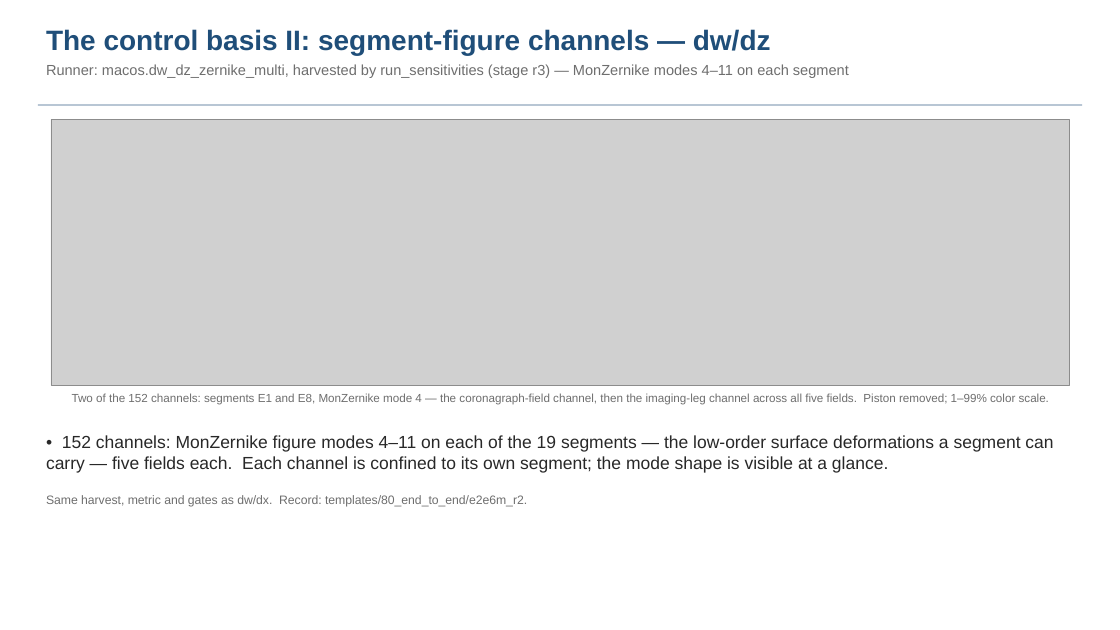
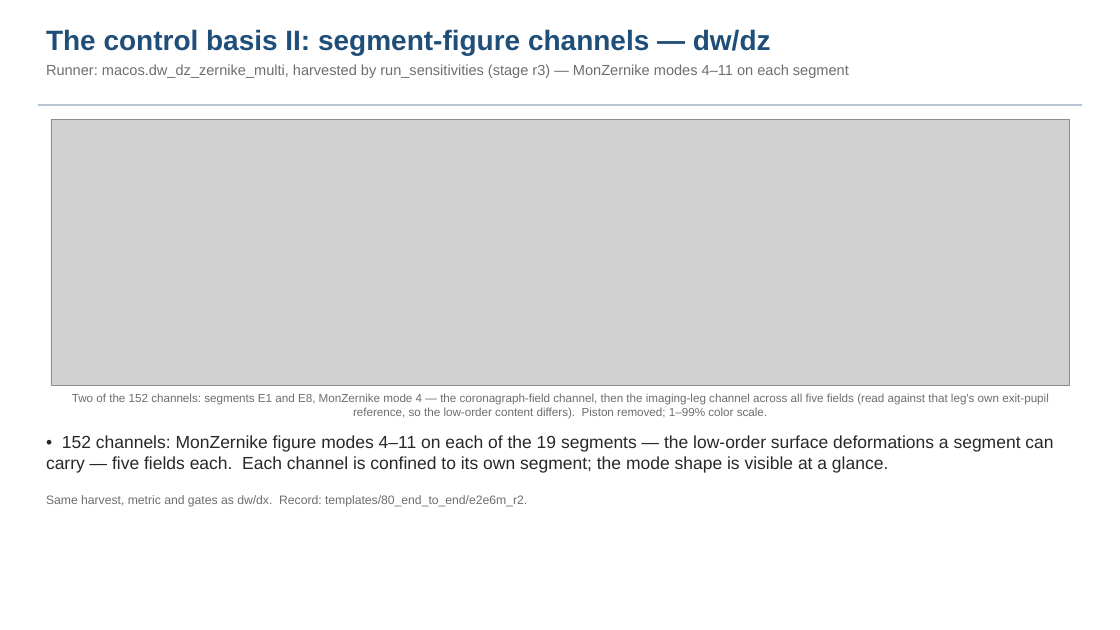
Before and after one commit to nasa-jpl/macos, a slide deck: slide 23 of demo_session/deck_keysight.pptx. Drawn at 1120x630 pixels with LibreOffice and Linux fonts; fonts in the diff are those of the drawing; grey boxes stand for pictures. Boxes give left, top, right and bottom in pixels: in the first picture for what was removed or moved away, otherwise in the second. Text is boxed around its words. In the diff, an @@ line names an element or a change of style, - is before the commit and + after.

```diff
--- a/demo_session/deck_keysight.pptx
+++ b/demo_session/deck_keysight.pptx
@@ text at bbox=[72, 393, 1049, 419]: text changed @@
-Two of the 152 channels: segments E1 and E8, MonZernike mode 4 — the coronagraph-field channel, then the imaging-leg channel across all five fields. Piston removed; 1–99% color scale.
+Two of the 152 channels: segments E1 and E8, MonZernike mode 4 — the coronagraph-field channel, then the imaging-leg channel across all five fields (read against that leg's own exit-pupil reference, so the low-order content differs). Piston removed; 1–99% color scale.
```
Also in this commit, not shown: 1 other slide changed, 6 other files.
